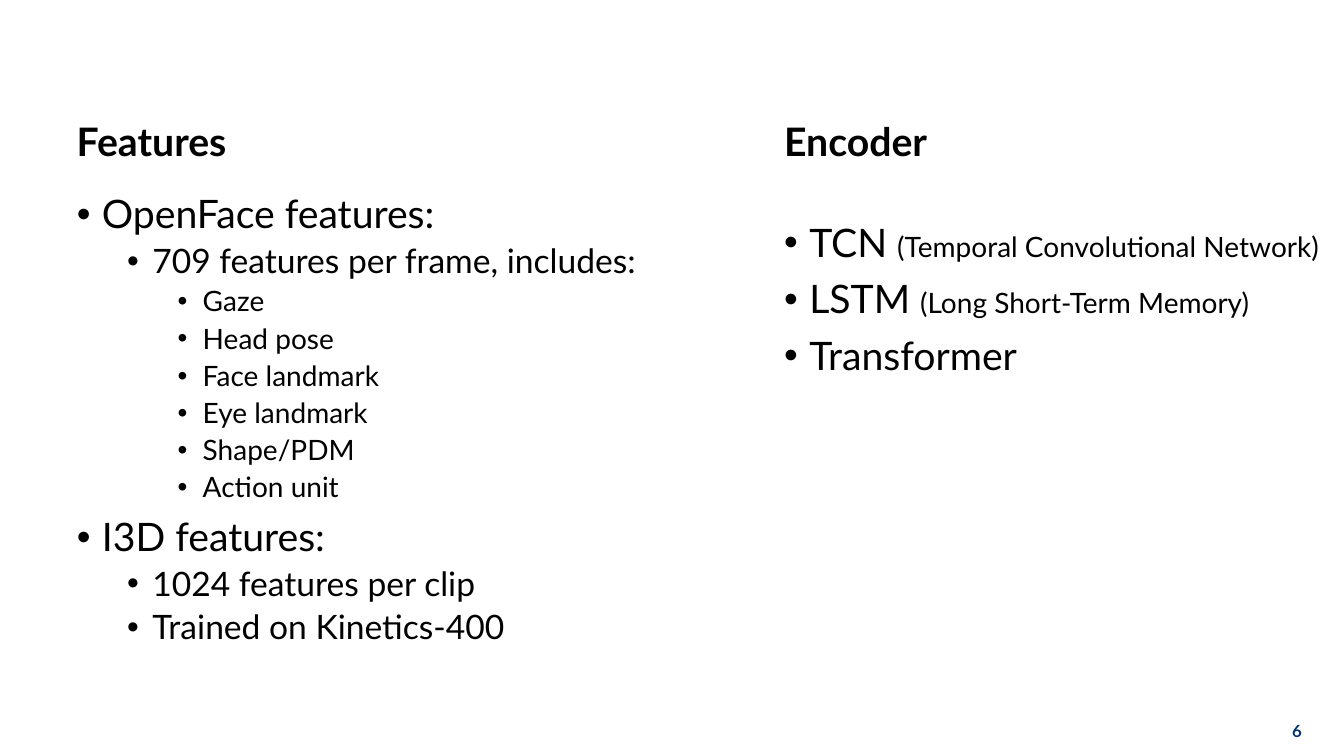
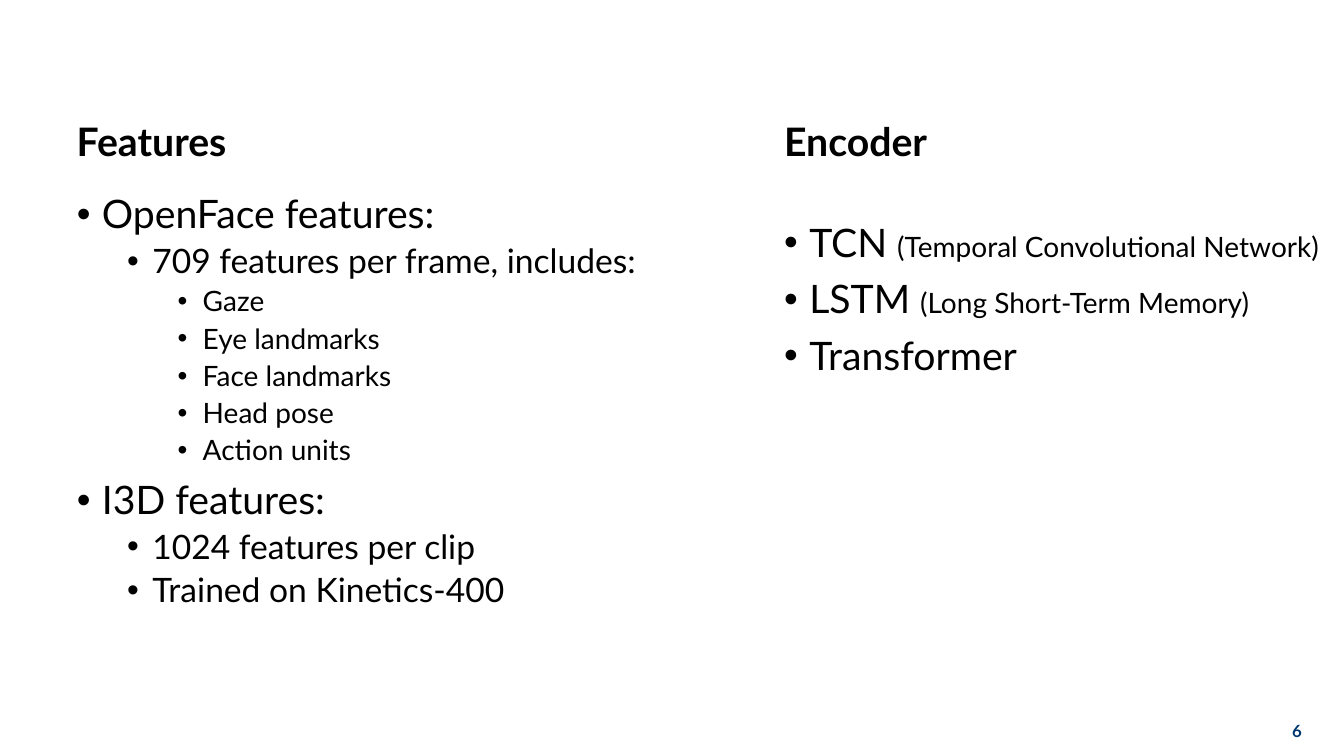
Before and after one commit to hoa2004st/CNN-in-CMOSE, a slide deck: slide 6 of documents/presentation/thesis.pptx. Drawn at 1344x756 pixels with LibreOffice and Linux fonts; fonts in the diff are those of the drawing; background and template pictures are left out. Boxes give left, top, right and bottom in pixels: in the first picture for what was removed or moved away, otherwise in the second. Text is boxed around its words. In the diff, an @@ line names an element or a change of style, - is before the commit and + after.

```diff
--- a/documents/presentation/thesis.pptx
+++ b/documents/presentation/thesis.pptx
@@ text at [203,328,391,387]: paragraphs added @@
+    • Eye landmarks
+    • Face landmarks
@@ text at [203,439,351,461]: text changed @@
-    • Face landmark
-    • Eye landmark
-    • Shape/PDM
-    • Action unit
+    • Action units
```
Also in this commit, not shown: 10 other slides changed, 6 slides added, 2 slides removed, 2 other files.
